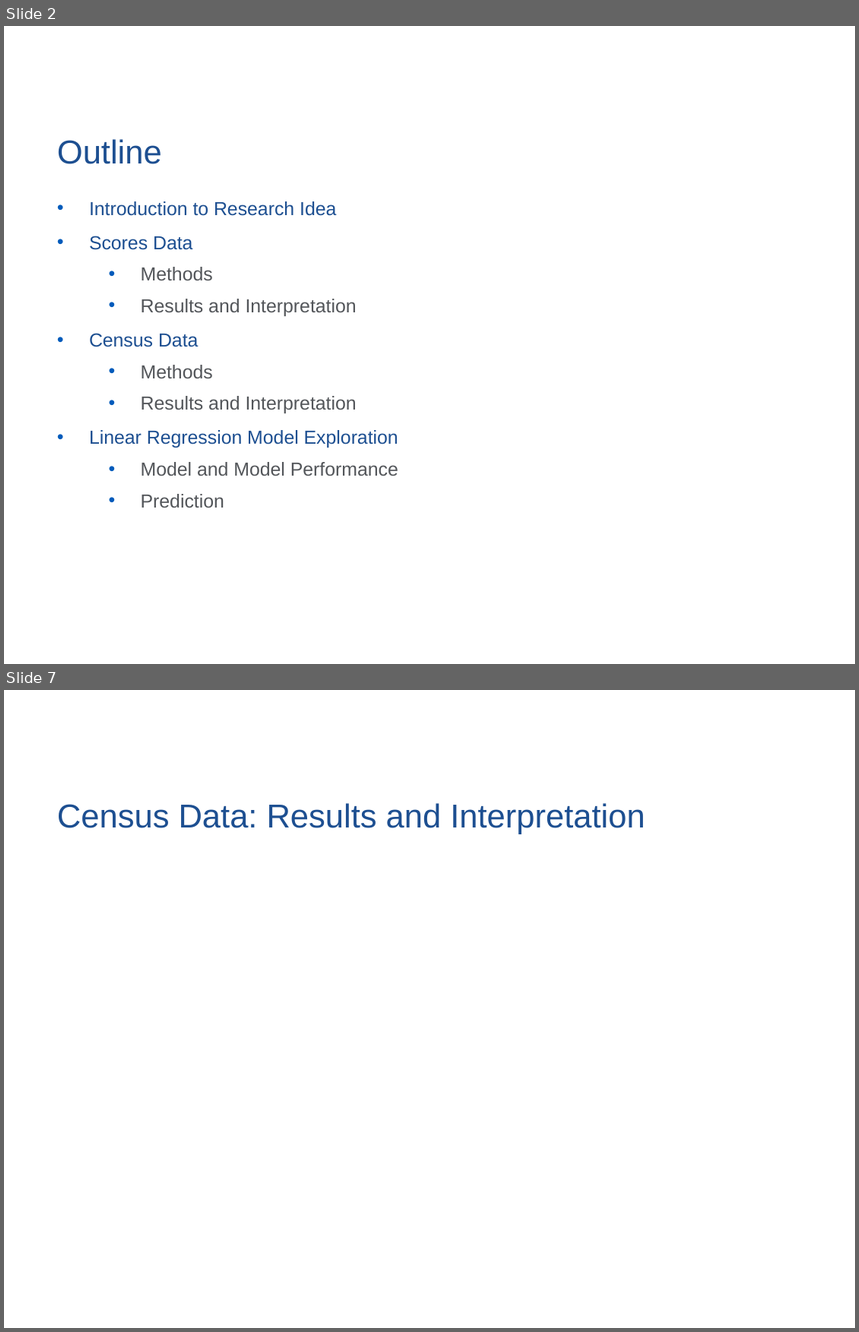
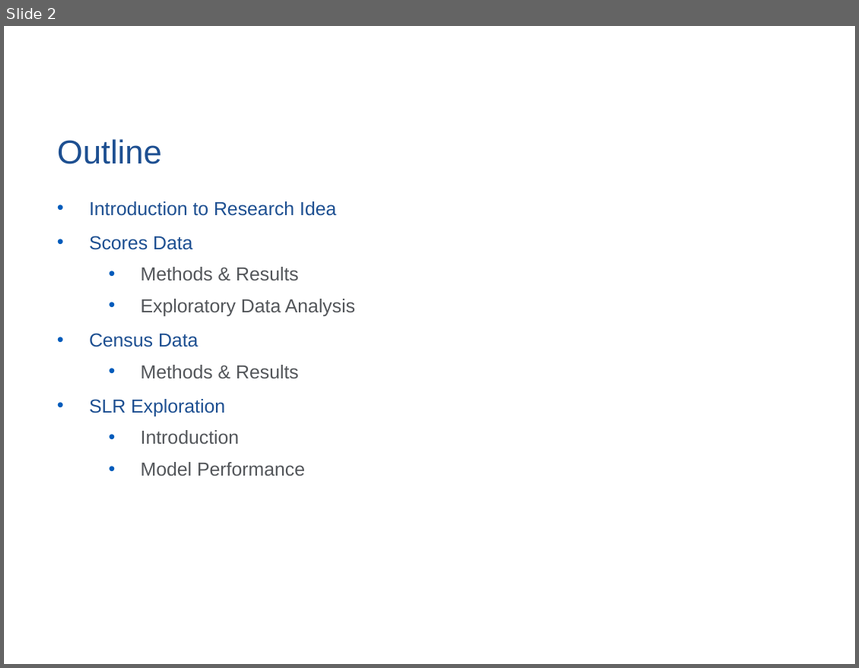
Before and after one commit to huanyuchen0823/mapping, a slide deck: update_pre.pptx. Shown one above the other, each under a label of ours: slides 2 and 7 before the commit, slide 2 after it; the slides between them are not shown. The pictures are 859x1332 and 859x668 pixels, drawn with LibreOffice and Linux fonts; fonts in the diff are those of the drawing; background and template pictures are left out. Boxes give left, top, right and bottom in pixels: in the first picture for what was removed or moved away, otherwise in the second. Text is boxed around its words. In the diff, an @@ line names an element or a change of style, - is before the commit and + after.

```diff
--- a/update_pre.pptx
+++ b/update_pre.pptx
@@ slide 7 removed at <box>4,690,855,1328</box>, background picture (left out) @@
@@ title removed at <box>57,803,645,834</box> @@
-Census Data: Results and Interpretation
@@ page number removed at <box>593,1289,791,1323</box> @@
-7
@@ slide 2 changed as well @@
@@ text at <box>141,267,355,316</box>: text changed @@
-  • Methods
-  • Results and Interpretation
+  • Methods & Results
+  • Exploratory Data Analysis
@@ text at <box>89,365,305,476</box>: text changed @@
-  • Methods
-  • Results and Interpretation
-• Linear Regression Model Exploration
-  • Model and Model Performance
-  • Prediction
+  • Methods & Results
+• SLR Exploration
+  • Introduction
+  • Model Performance
```
Also in this commit, not shown: 6 other slides changed, 2 slides added, 1 other slide removed, 6 other files.
